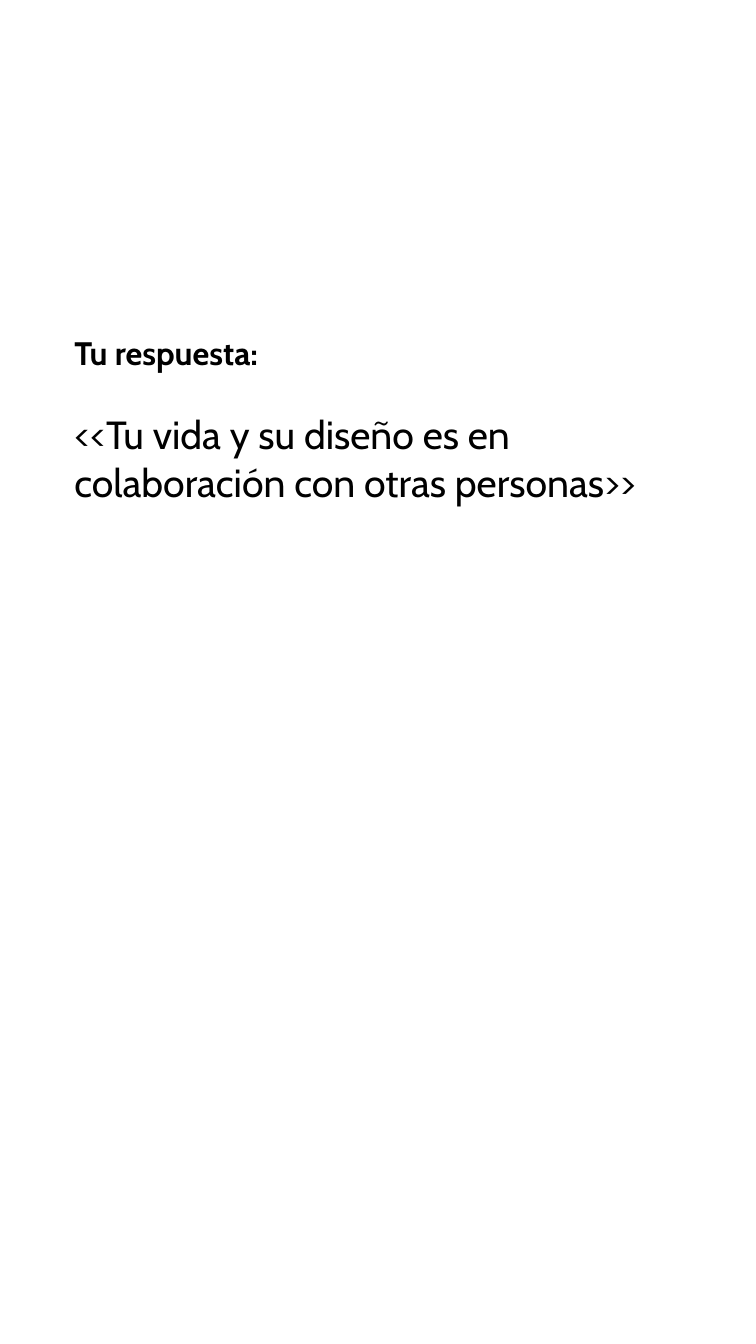
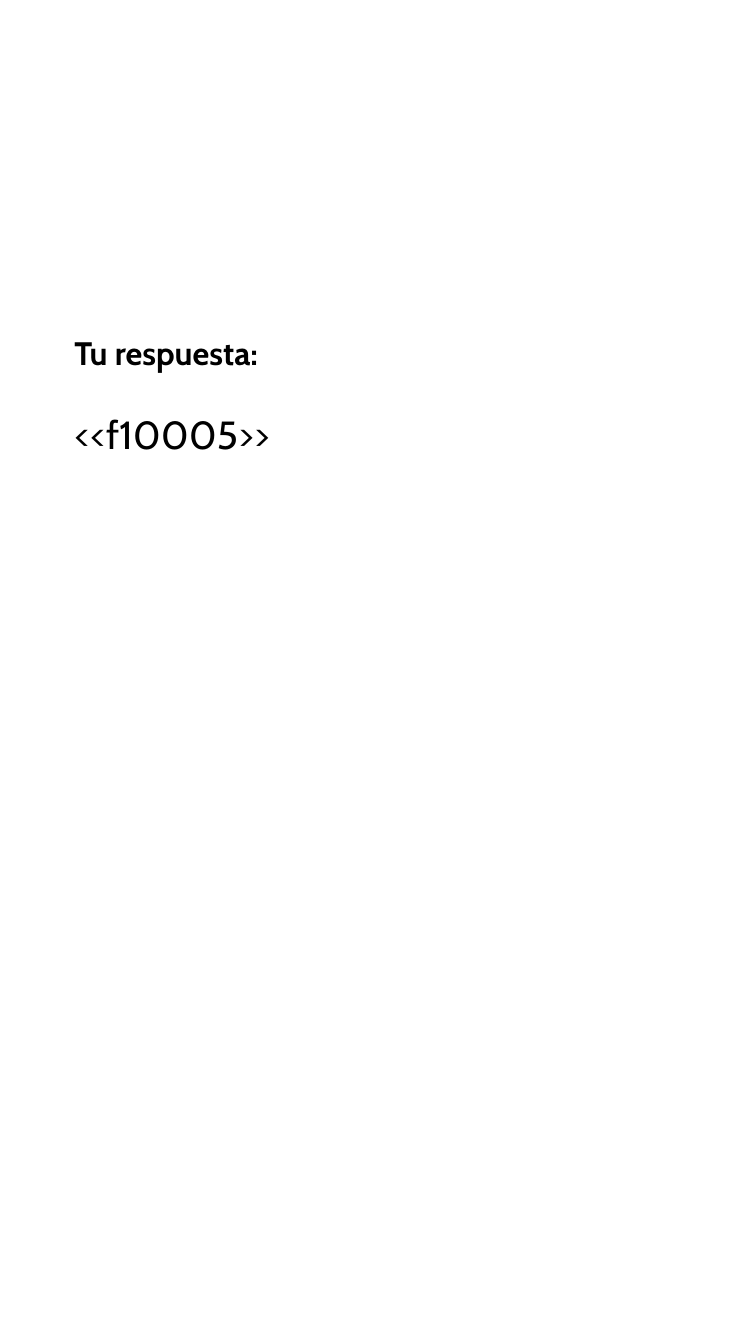
Before and after one commit to gero-educacion/reportgen, a slide deck: slide 6 of assets/template_tu_contexto.pptx. Drawn at 756x1344 pixels with LibreOffice and Linux fonts; fonts in the diff are those of the drawing; background and template pictures are left out. Boxes give left, top, right and bottom in pixels: in the first picture for what was removed or moved away, otherwise in the second. Text is boxed around its words. In the diff, an @@ line names an element or a change of style, - is before the commit and + after.

```diff
--- a/assets/template_tu_contexto.pptx
+++ b/assets/template_tu_contexto.pptx
@@ text at box(74, 419, 270, 450): text changed @@
-<<Tu vida y su diseño es en colaboración con otras personas>>
+<<f10005>>
```
Also in this commit, not shown: 4 other slides changed, 6 slides added, 6 slides removed.
